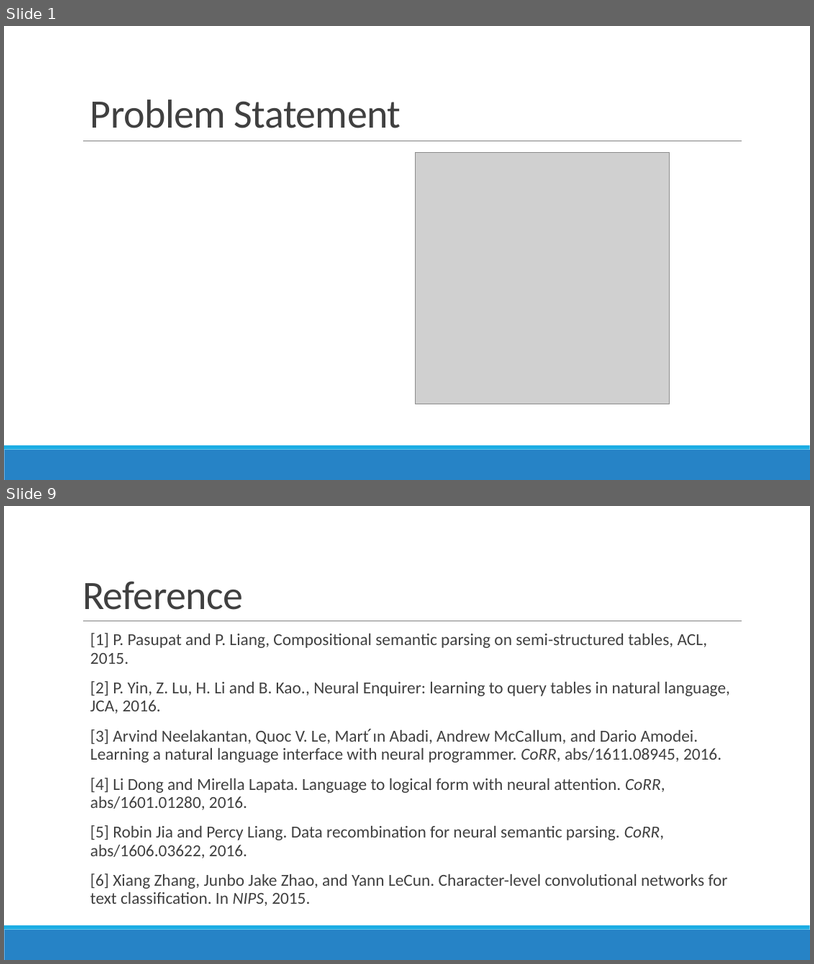
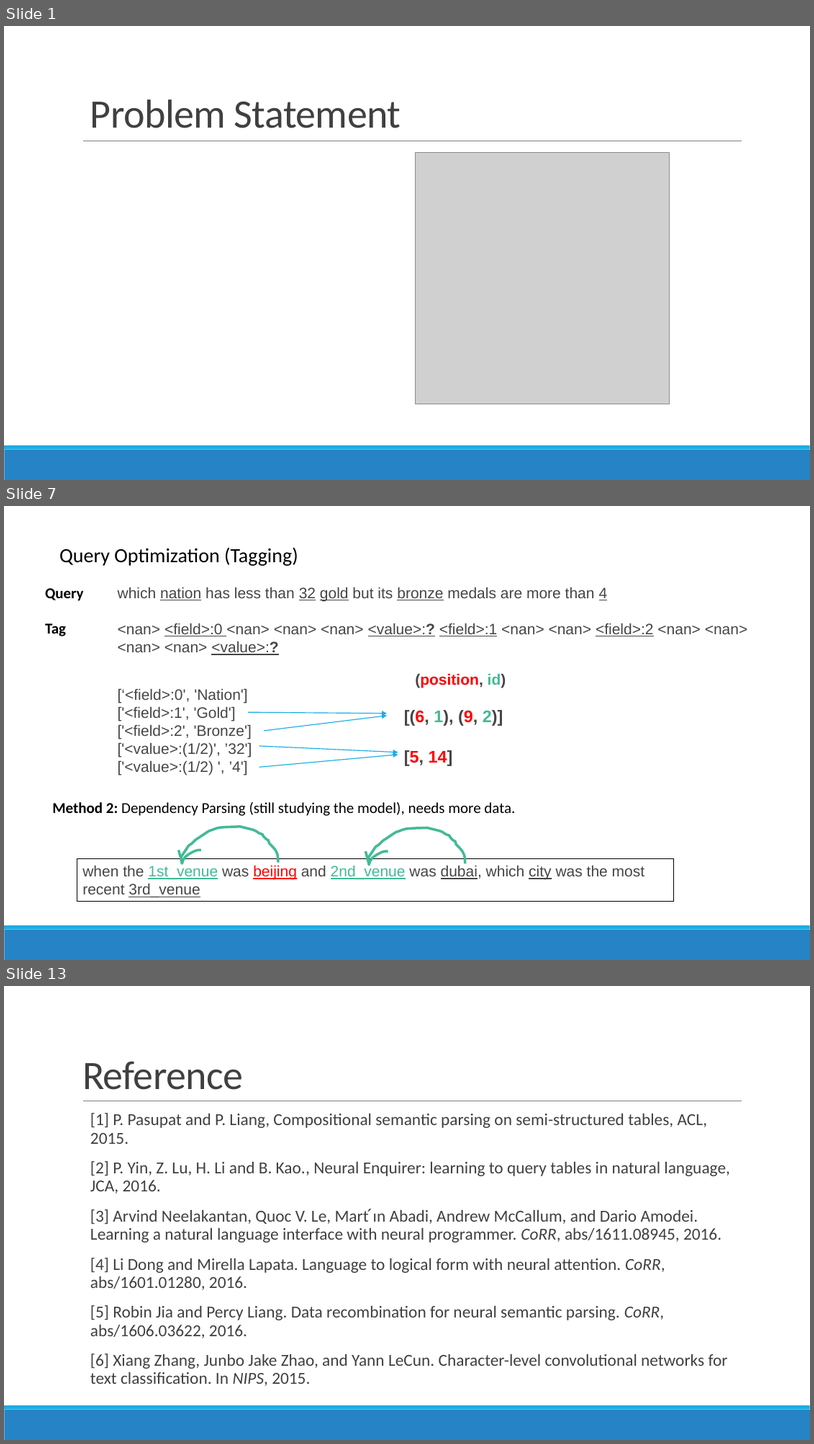
Before and after one commit to richardxiong/dnnQuery, a slide deck: dnnQuery2.pptx. Shown one above the other, each under a label of ours: slides 1 and 9 before the commit, slides 1, 7 and 13 after it; the slides between them are not shown. The pictures are 814x964 and 814x1444 pixels, drawn with LibreOffice and Linux fonts; fonts in the diff are those of the drawing; grey boxes stand for pictures. Boxes give left, top, right and bottom in pixels: in the first picture for what was removed or moved away, otherwise in the second. Text is boxed around its words. In the diff, an @@ line names an element or a change of style, - is before the commit and + after.

```diff
--- a/dnnQuery2.pptx
+++ b/dnnQuery2.pptx
@@ slide 7 added at (x1=4, y1=506, x2=810, y2=960), background #FFFFFF; not listed: 2 template elements that a slide beside it also shows @@
@@ text added at (x1=59, y1=547, x2=298, y2=566), 24 pt, text #000000 @@
+Query Optimization (Tagging)
@@ text added at (x1=45, y1=588, x2=84, y2=601), 18 pt, text #000000, bold @@
+Query
@@ text added at (x1=118, y1=587, x2=608, y2=602), 18 pt, text #454545 @@
+which nation has less than 32 gold but its bronze medals are more than 4
@@ text added at (x1=45, y1=623, x2=66, y2=636), 18 pt, text #000000, bold @@
+Tag
@@ text added at (x1=118, y1=623, x2=748, y2=655), 18 pt, text #454545 @@
+<nan> <field>:0 <nan> <nan> <nan> <value>:? <field>:1 <nan> <nan> <field>:2 <nan> <nan> <nan> <nan> <value>:?
@@ text added at (x1=415, y1=673, x2=507, y2=687), 18 pt, text #FF0000, bold @@
+(position, id)
@@ text added at (x1=118, y1=688, x2=252, y2=775), 18 pt, text #454545 @@
+[‘<field>:0', 'Nation']
+['<field>:1', 'Gold']
+['<field>:2', 'Bronze']
+['<value>:(1/2)', ’32']
+['<value>:(1/2) ', ’4']
@@ arrow added from (248, 713) to (387, 713), #1CADE4 1 pt @@
@@ arrow added from (264, 731) to (387, 716), #1CADE4 1 pt @@
@@ text added at (x1=404, y1=710, x2=504, y2=766), 20 pt, text #454545, bold @@
+[(6, 1), (9, 2)]
+[5, 14]
@@ arrow added from (260, 746) to (399, 752), #1CADE4 1 pt @@
@@ arrow added from (260, 767) to (399, 754), #1CADE4 1 pt @@
@@ text added at (x1=52, y1=802, x2=515, y2=816), 18 pt, text #000000 @@
+Method 2: Dependency Parsing (still studying the model), needs more data.
@@ freeform shape added at (x1=181, y1=826, x2=278, y2=862), outline #42BA97 3 pt @@
@@ freeform shape added at (x1=368, y1=827, x2=466, y2=863), outline #42BA97 3 pt @@
@@ freeform shape added at (x1=179, y1=849, x2=201, y2=863), outline #42BA97 3 pt @@
@@ freeform shape added at (x1=365, y1=851, x2=388, y2=864), outline #42BA97 3 pt @@
@@ rectangle added at (x1=77, y1=859, x2=674, y2=901), outline #000000 0.75 pt, 18 pt, text #454545, underline @@
+when the 1st_venue was beijing and 2nd_venue was dubai, which city was the most recent 3rd_venue
@@ what was slide 9 is now slide 13 @@
```
Also in this commit, not shown: 3 slides changed, 7 other slides added, 4 slides removed, 1 other file.
